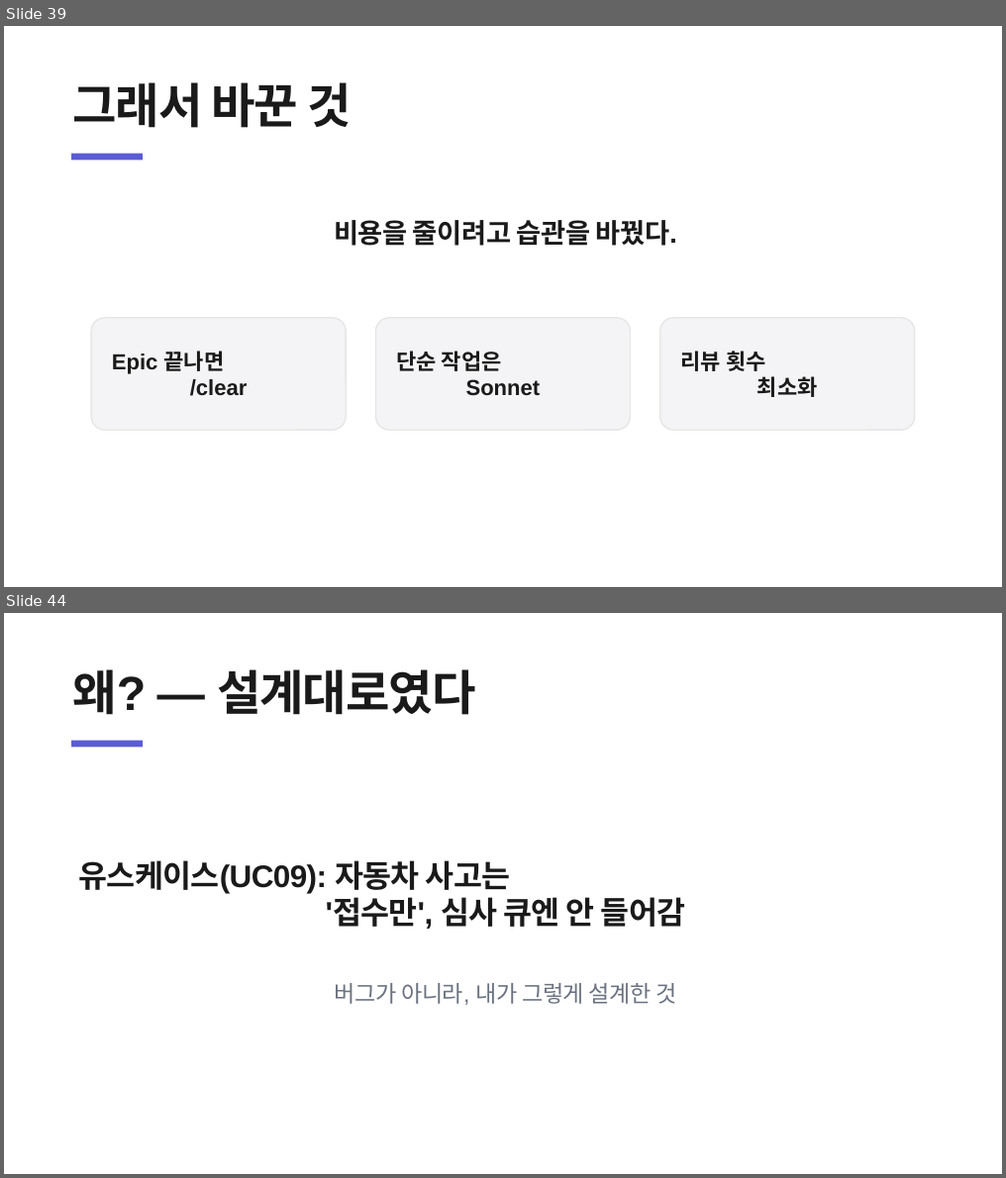
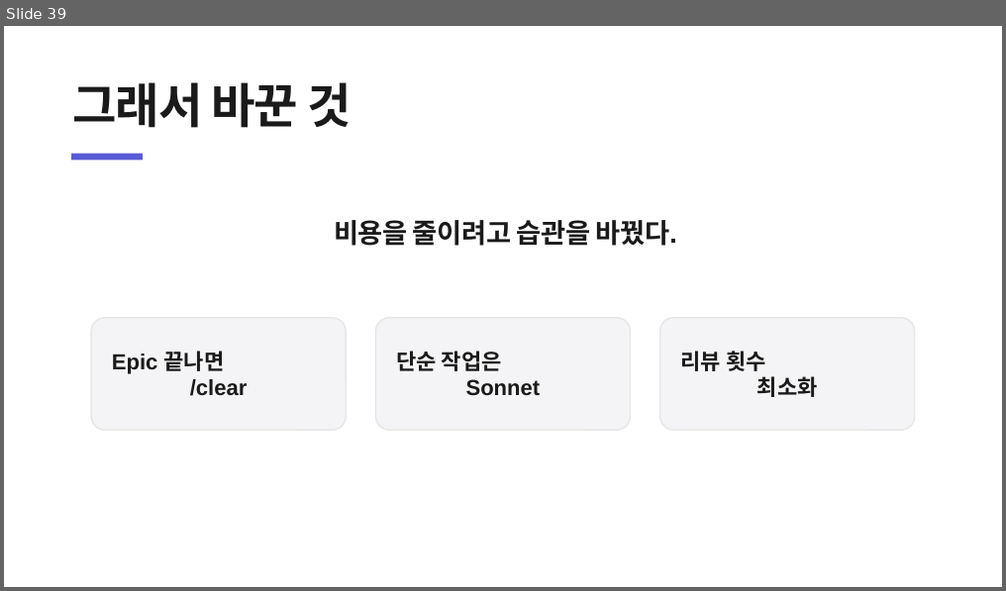
Before and after one commit to heyoonyoon/distributed-programming, a slide deck: docs/presentation/보험발표-figma.pptx. Shown one above the other, each under a label of ours: slides 39 and 44 before the commit, slide 39 after it; the slides between them are not shown. The pictures are 1006x1178 and 1006x591 pixels, drawn with LibreOffice and Linux fonts; fonts in the diff are those of the drawing. Boxes give left, top, right and bottom in pixels: in the first picture for what was removed or moved away, otherwise in the second. Text is boxed around its words. In the diff, an @@ line names an element or a change of style, - is before the commit and + after.

```diff
--- a/docs/presentation/보험발표-figma.pptx
+++ b/docs/presentation/보험발표-figma.pptx
@@ slide 44 removed at [4,613,1002,1174], background #FFFFFF @@
@@ text removed at [72,669,475,715] @@
-왜? — 설계대로였다
@@ rectangle removed at [71,741,143,747] @@
@@ text removed at [78,861,686,929] @@
-유스케이스(UC09): 자동차 사고는
-'접수만', 심사 큐엔 안 들어감
@@ text removed at [335,983,676,1005] @@
-버그가 아니라, 내가 그렇게 설계한 것
```
Also in this commit, not shown: 4 slides changed, 2 slides added, 6 other slides removed, 1 other file.
